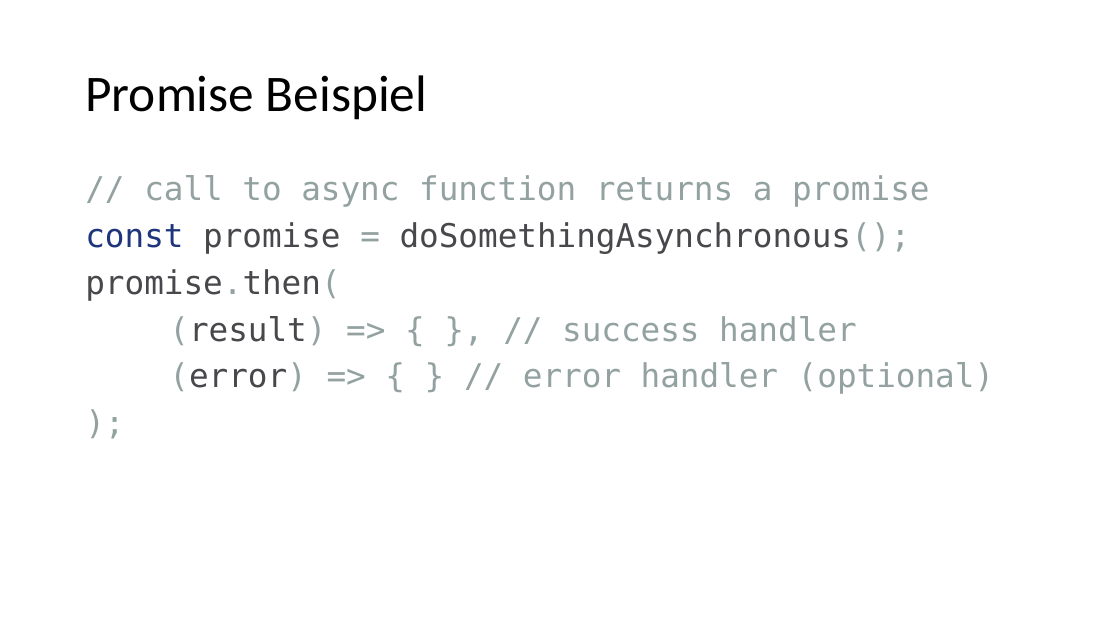
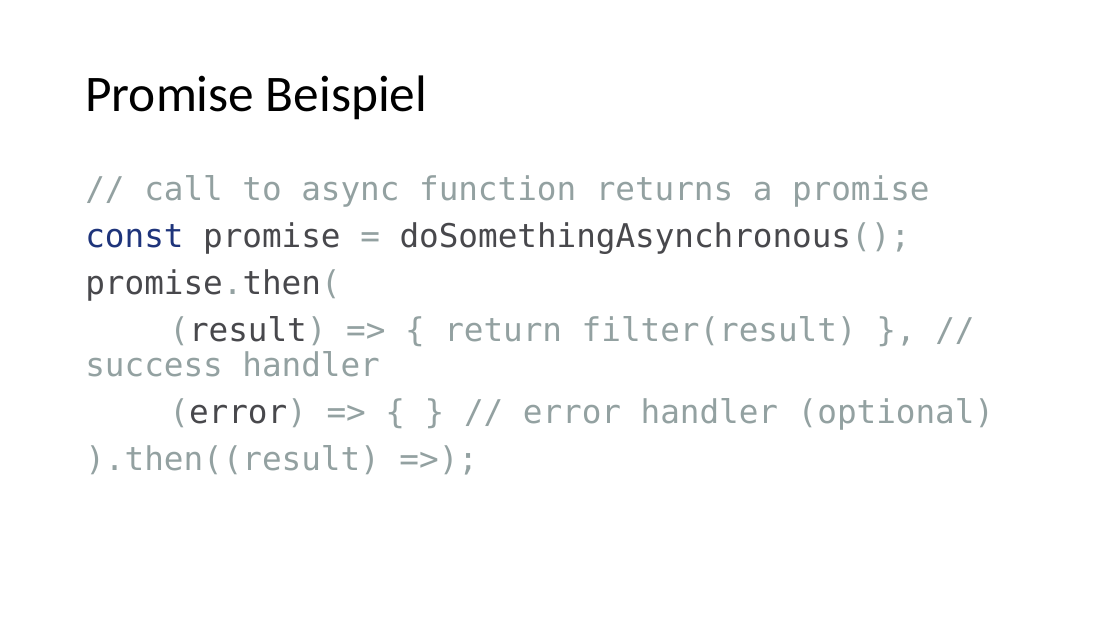
Before and after one commit to goetzingert/angular, a slide deck: slide 183 of presentation.pptx (slide 184 before the commit). Drawn at 1120x630 pixels with LibreOffice and Linux fonts; fonts in the diff are those of the drawing. Boxes give left, top, right and bottom in pixels: in the first picture for what was removed or moved away, otherwise in the second. Text is boxed around its words. In the diff, an @@ line names an element or a change of style, - is before the commit and + after.

```diff
--- a/presentation.pptx
+++ b/presentation.pptx
@@ text at (85,316,857,377): text changed @@
-(result) => { }, // success handler
+(result) => { return filter(result) }, // success handler
@@ text at (85,445,379,474): text changed @@
-);
+).then((result) =>);
```
Also in this commit, not shown: 10 other slides changed, 1 slide added, 2 slides removed, 7 other files.
